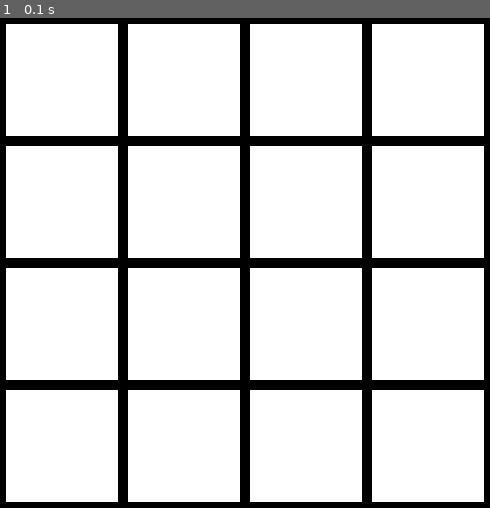
Above: before the commit, frame 1.
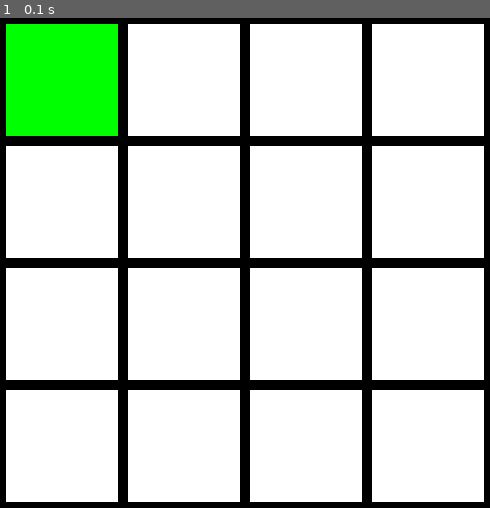
Above: after the commit, the same moment.

Repository: 03kkim/FlipIt
Game: pygame game, started from main.py
The game is run twice, just before and just after one commit, with the same random seed, the same clock (stepped at 60 frames per second) and the same inputs.
Inputs:
- Up to frame 1 (0.1 s): no input

The runs differ from the first frame. In frame 1, 5.2% of the frame differs, in the area x 1-25%, y 1-25%.

Commit message:
Connect board.py functionality to board
Add a new method called "return board" that returns 2d list of board

Diff:
--- a/board.py
+++ b/board.py
@@ -113,6 +113,10 @@
         if (style == "line"):
             print(self.view_board)
 
+    def return_grid(self):
+        return self.group_fours(self.view_board)
+
+
     # flips index from 1 --> 0 or 0 --> 1
     def flip(self, id):
         if (self.id_states[id] == 0):
--- a/main.py
+++ b/main.py
@@ -10,6 +10,14 @@
 """
 
 import pygame
+from board import Board
+
+# Sets up board
+board = Board()
+board.create_relationships()
+grid = board.return_grid()
+grid[0][0] = 1
+
 
 # Define some colors
 BLACK = (0, 0, 0)
@@ -36,6 +44,8 @@
 # Used to manage how fast the screen updates
 clock = pygame.time.Clock()
 
+
+
 # -------- Main Program Loop -----------
 while not done:
     # --- Main event loop
@@ -49,7 +59,10 @@
     # --- Game logic should go here
     for row in range(4):
         for column in range(4):
-            pygame.draw.rect(screen, WHITE, (margin + column * (margin + width), (margin + row * (margin + height)), width, height))
+            color = WHITE
+            if grid[row][column] == 1:
+                color = GREEN
+            pygame.draw.rect(screen, color, (margin + column * (margin + width), (margin + row * (margin + height)), width, height))
 
     # --- Screen-clearing code goes here
 
